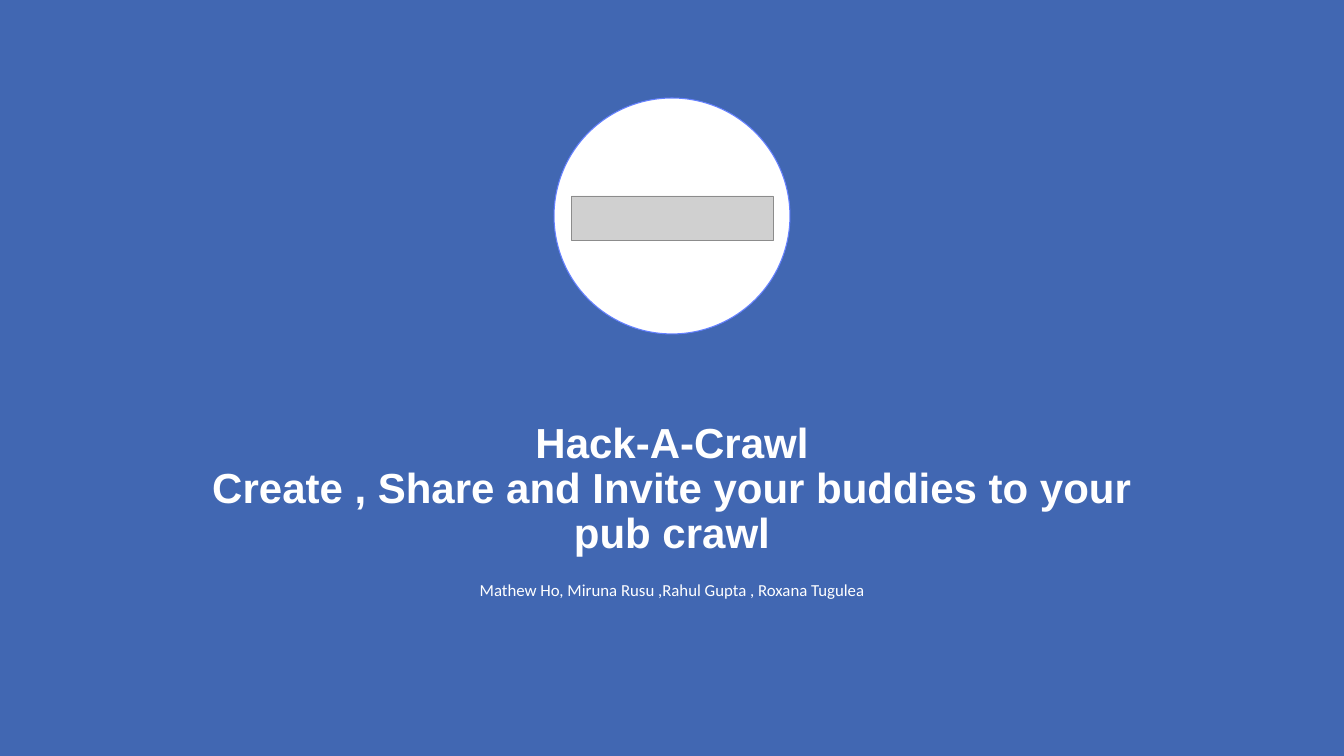
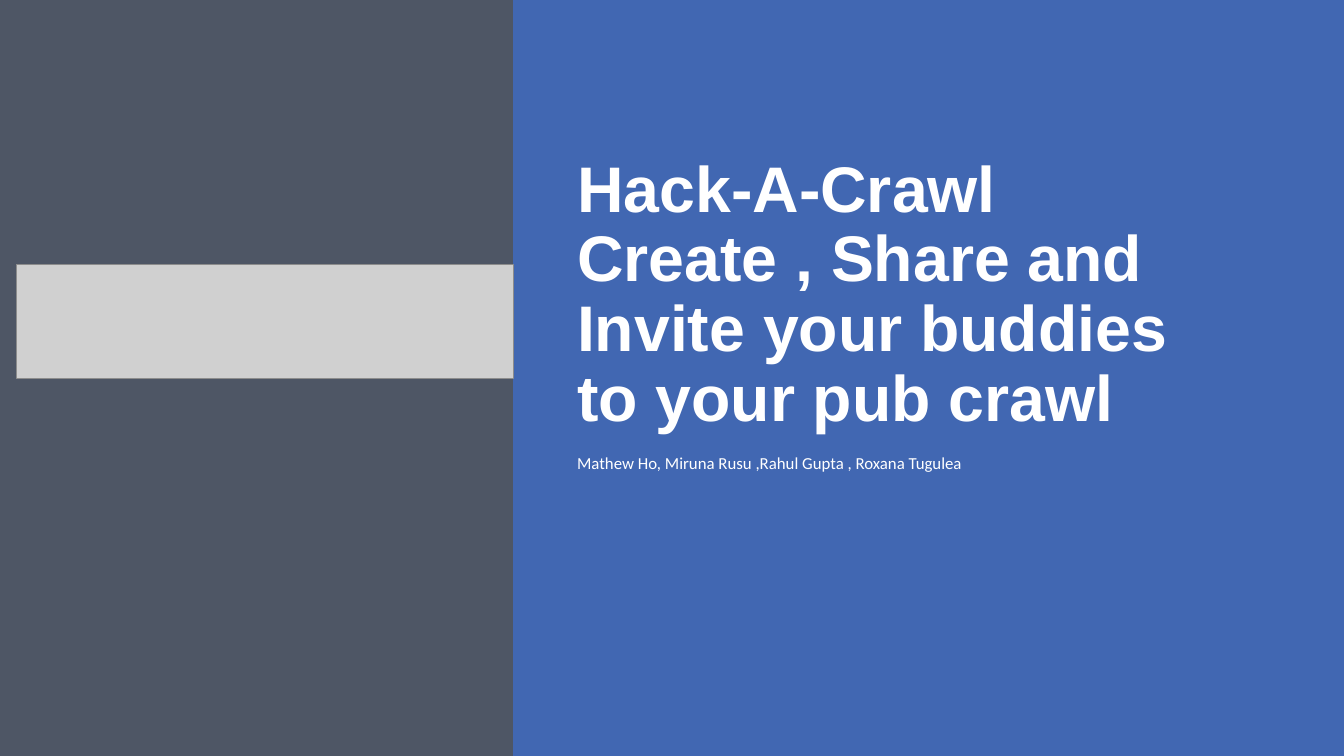
Before and after one commit to matthew-ho/hack-a-crawl, a slide deck: slide 1 of hack1.pptx. Drawn at 1344x756 pixels with LibreOffice and Linux fonts; fonts in the diff are those of the drawing; grey boxes stand for pictures. Boxes give left, top, right and bottom in pixels: in the first picture for what was removed or moved away, otherwise in the second. Text is boxed around its words. In the diff, an @@ line names an element or a change of style, - is before the commit and + after.

```diff
--- a/hack1.pptx
+++ b/hack1.pptx
@@ background #FFFFFF to #4E5665 @@
@@ rectangle resized from (x1=0, y1=0, x2=1344, y2=756) to (x1=513, y1=0, x2=1344, y2=756) @@
@@ ellipse removed at (x1=554, y1=98, x2=790, y2=334) @@
@@ title "Hack-A-Crawl Create , Share and ..." moved from (x1=212, y1=427, x2=1131, y2=557) to (x1=577, y1=165, x2=1167, y2=433) @@
@@ title "Hack-A-Crawl Create , Share and ..." at (x1=577, y1=165, x2=1167, y2=433): size 60 to 92 pt; alignment centre to left @@
@@ picture resized from (x1=571, y1=196, x2=773, y2=240) to (x1=17, y1=264, x2=513, y2=378) @@
@@ text "Mathew Ho, Miruna Rusu ,Rahul ..." moved from (x1=480, y1=584, x2=864, y2=599) to (x1=577, y1=457, x2=962, y2=472) @@
@@ text "Mathew Ho, Miruna Rusu ,Rahul ..." at (x1=577, y1=457, x2=962, y2=472): alignment centre to left @@
```
Also in this commit, not shown: 3 other slides changed.
